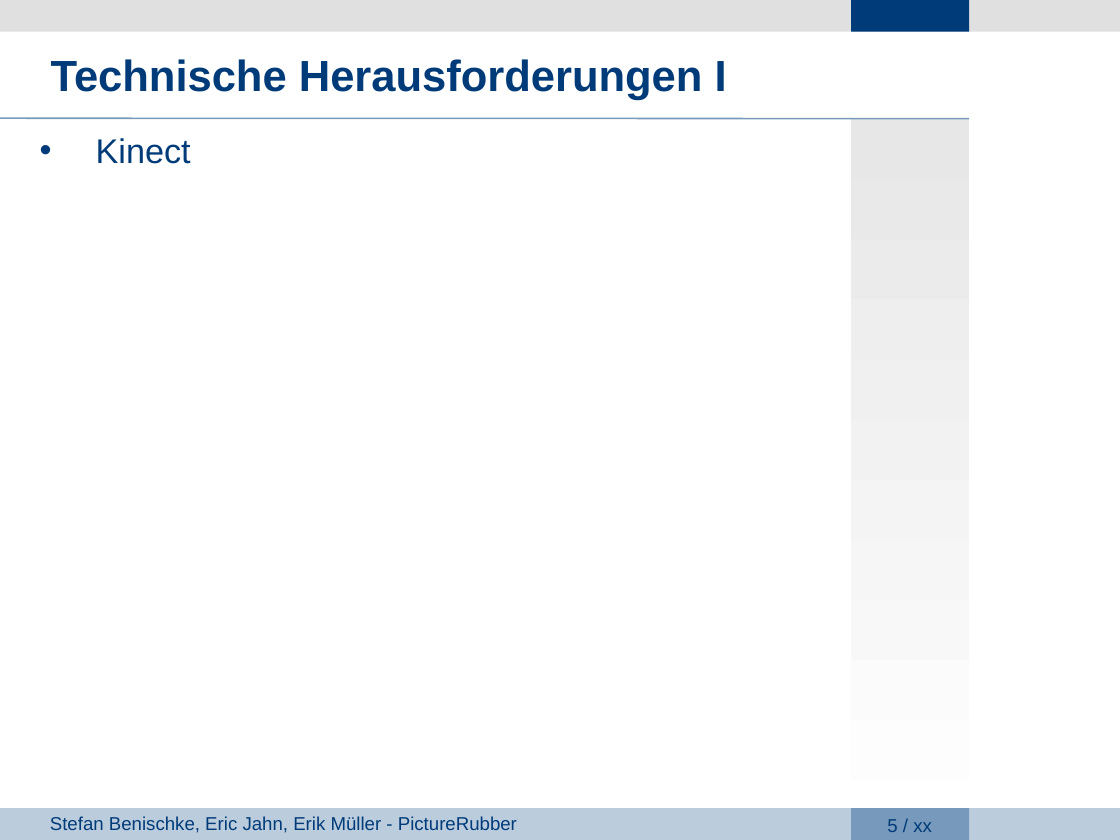
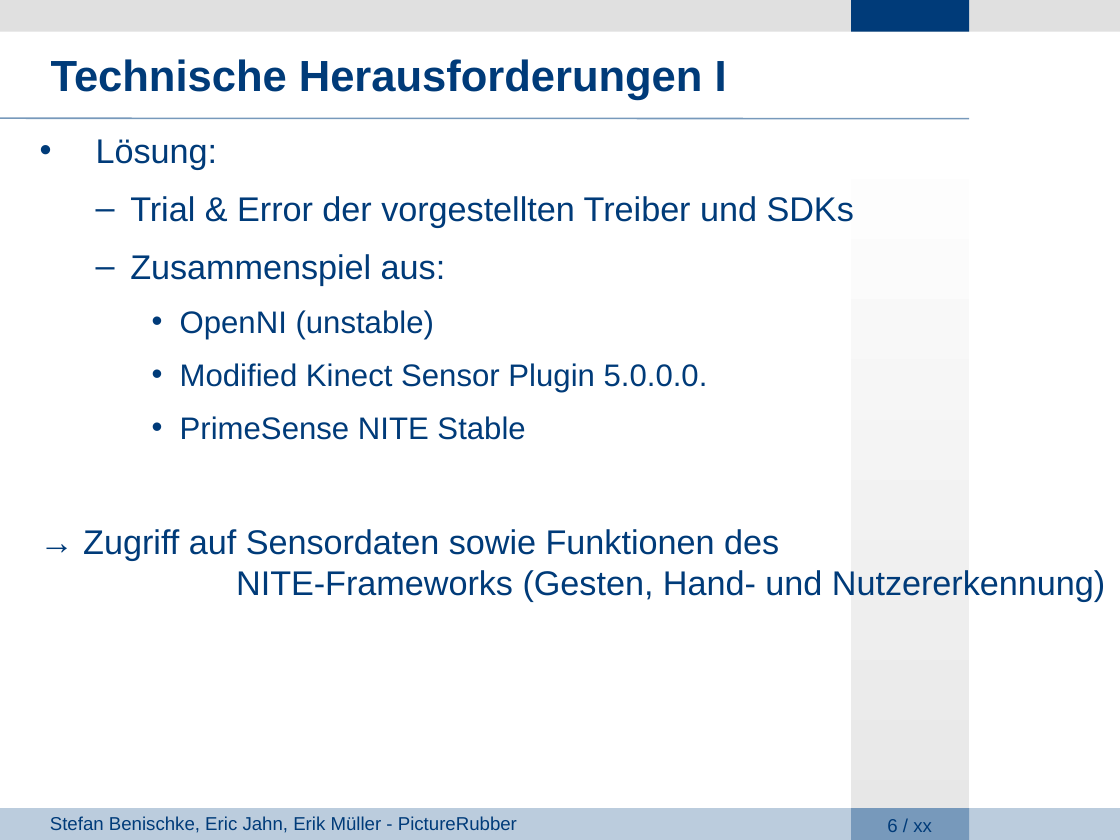
Before and after one commit to giuliarouge/picturerubber, a slide deck: slide 6 of Präsentation.ppt (slide 5 before the commit). Drawn at 1120x840 pixels with LibreOffice and Linux fonts; fonts in the diff are those of the drawing; background and template pictures are left out. Boxes give left, top, right and bottom in pixels: in the first picture for what was removed or moved away, otherwise in the second. Text is boxed around its words. In the diff, an @@ line names an element or a change of style, - is before the commit and + after.

```diff
--- a/Präsentation.ppt
+++ b/Präsentation.ppt
@@ rectangle at (851,119,969,840): fill gradient #E7E7E7 to #FFFFFF to gradient #FFFFFF to #E7E7E7 @@
@@ text at (83,139,1105,601): text changed @@
-• Kinect
+• Lösung:
+  – Trial & Error der vorgestellten Treiber und SDKs
+  – Zusammenspiel aus:
+    • OpenNI (unstable)
+    • Modified Kinect Sensor Plugin 5.0.0.0.
+    • PrimeSense NITE Stable
+→ Zugriff auf Sensordaten sowie Funktionen des
+NITE-Frameworks (Gesten, Hand- und Nutzererkennung)
@@ page number at (887,819,932,832): text changed @@
-5 / xx
+6 / xx
```
Also in this commit, not shown: 8 other slides changed, 1 slide added, 5 other files.
